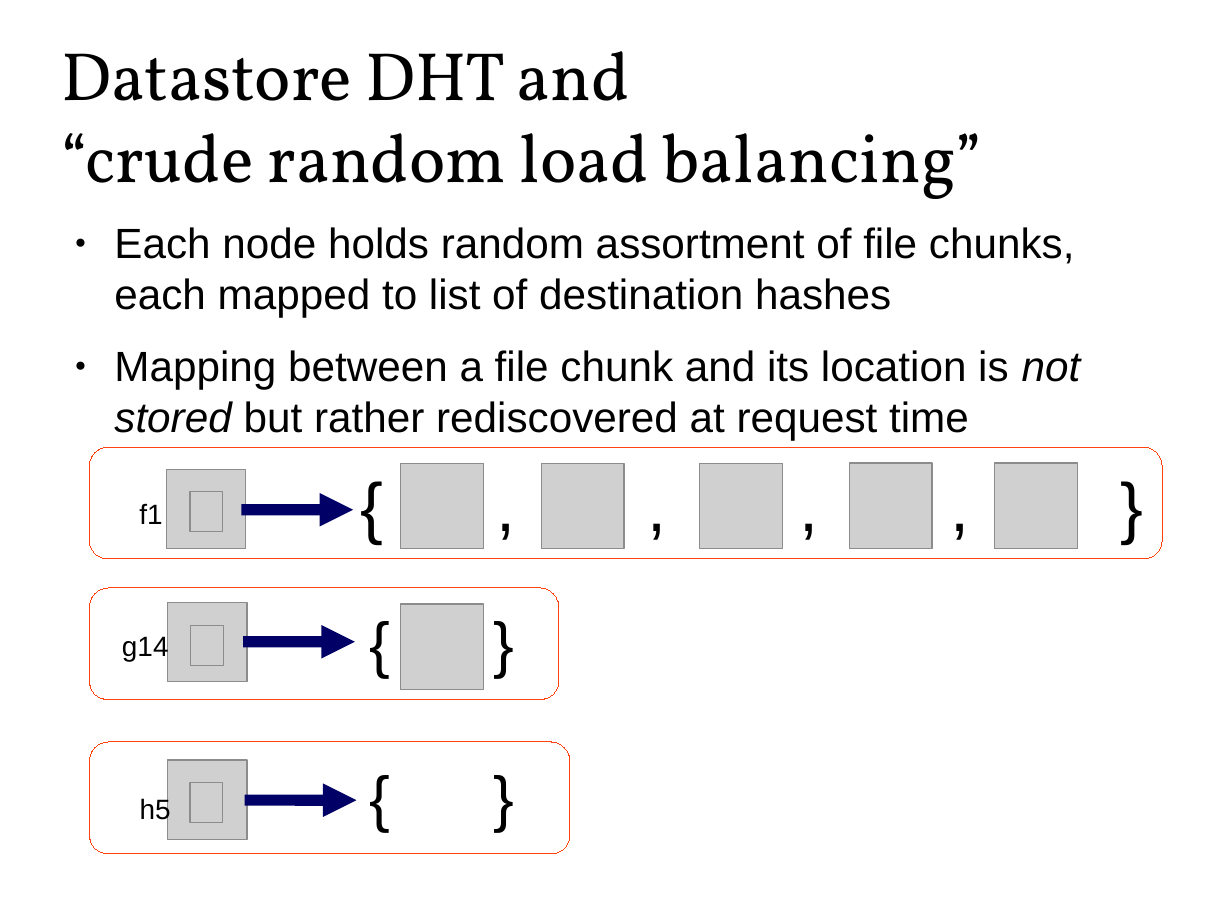
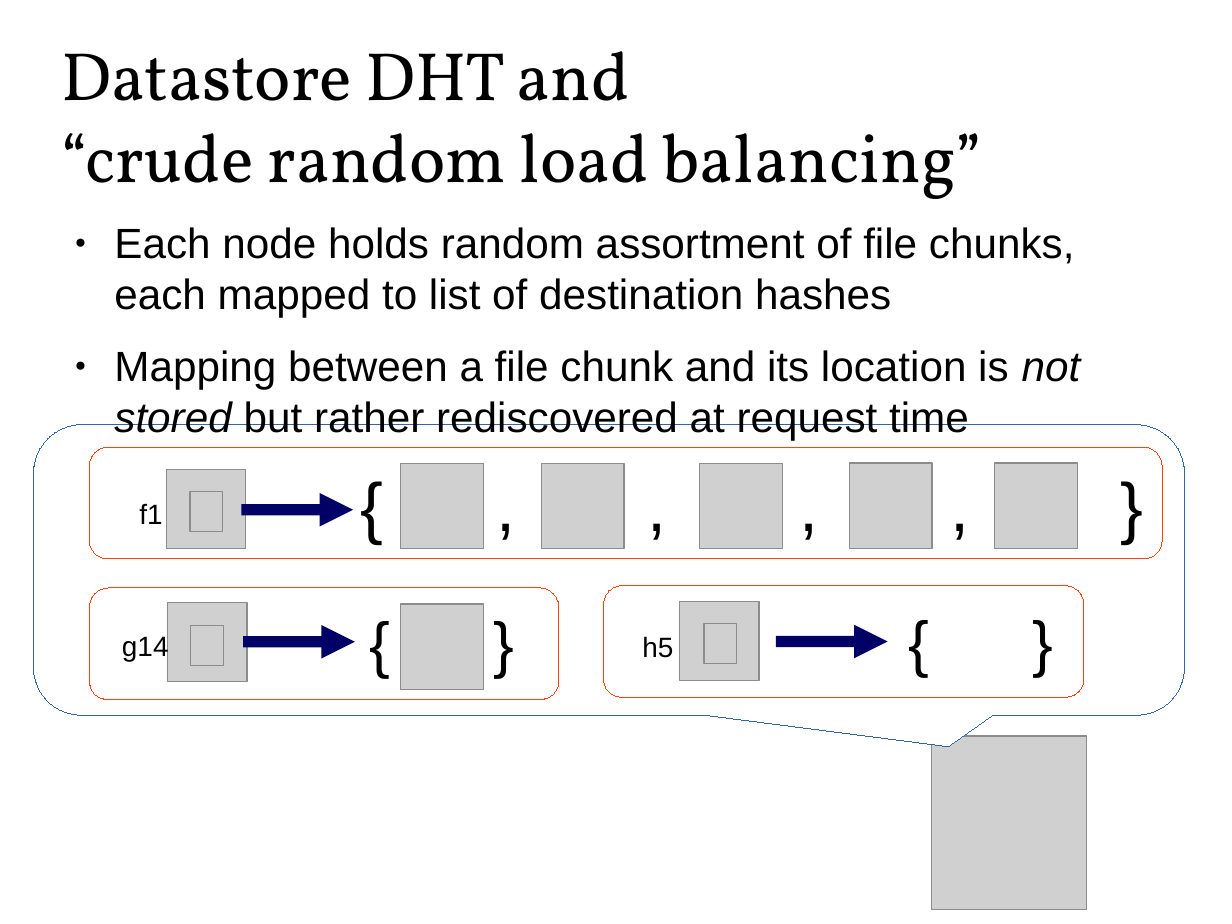
Before and after one commit to Zandrr/phonebook.js, a slide deck: slide 16 of documentation/ecen5013_presentation.odp. Drawn at 1232x924 pixels with LibreOffice and Linux fonts; fonts in the diff are those of the drawing; grey boxes stand for pictures. Boxes give left, top, right and bottom in pixels: in the first picture for what was removed or moved away, otherwise in the second. Text is boxed around its words. In the diff, an @@ line names an element or a change of style, - is before the commit and + after.

```diff
--- a/documentation/ecen5013_presentation.odp
+++ b/documentation/ecen5013_presentation.odp
@@ rounded speech box added at (x1=34, y1=425, x2=1185, y2=715), fill #FFFFFF, outline #3465A4 0 pt @@
@@ rounded rectangle moved from (x1=89, y1=742, x2=570, y2=854) to (x1=604, y1=586, x2=1084, y2=698) @@
@@ text "{ }" moved from (x1=353, y1=747, x2=532, y2=838) to (x1=892, y1=593, x2=1071, y2=684) @@
@@ text "h5" rewrapped from (x1=140, y1=797, x2=171, y2=824) to (x1=642, y1=636, x2=673, y2=658) @@
@@ picture resized from (x1=190, y1=783, x2=222, y2=823) to (x1=680, y1=601, x2=759, y2=681) @@
@@ picture added at (x1=704, y1=624, x2=737, y2=664) @@
@@ arrow moved from (245, 800) - (357, 800) to (776, 642) - (888, 642) @@
@@ picture resized from (x1=168, y1=760, x2=247, y2=840) to (x1=932, y1=736, x2=1088, y2=909) @@
```
Also in this commit, not shown: 1 slide removed.
